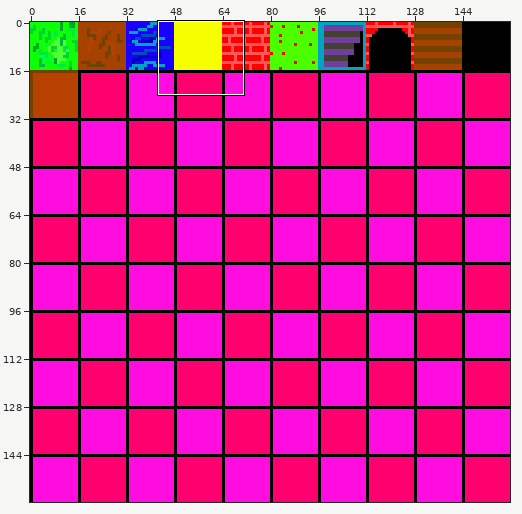
Edited in one commit: sprite sheet (assets/tiles/testtile.png). The first picture is a wide view before the edit; the outline marks the close-up.
Close-up. Before the commit:
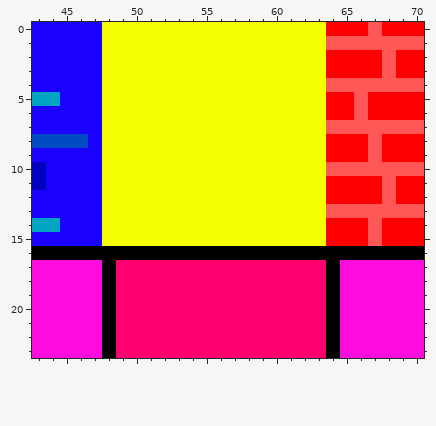
The file is 160x160 pixels. Shown: x 43..70, y 0..23.
Now the later version:
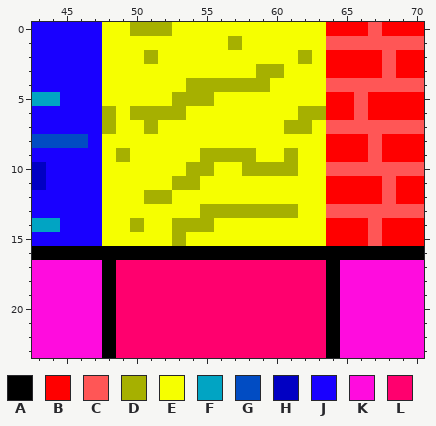
Palette (. is transparent): A #000000  B #ff0000  C #ff5656  D #a6b000  E #f6ff00  F #01a4c3  G #014cc3  H #0100c3  J #1900ff  K #ff0cde  L #ff006e
The exact change:
{"y":0,"x":50,"old":"EEE","new":"DDD"}
{"y":1,"x":57,"old":"E","new":"D"}
{"y":2,"x":51,"old":"E","new":"D"}
{"y":2,"x":62,"old":"E","new":"D"}
{"y":3,"x":59,"old":"EE","new":"DD"}
{"y":4,"x":54,"old":"EEEEEE","new":"DDDDDD"}
{"y":5,"x":53,"old":"EEE","new":"DDD"}
{"y":6,"x":48,"old":"E","new":"D"}
{"y":6,"x":50,"old":"EEEE","new":"DDDD"}
{"y":6,"x":62,"old":"EE","new":"DD"}
{"y":7,"x":48,"old":"E","new":"D"}
{"y":7,"x":51,"old":"E","new":"D"}
{"y":7,"x":61,"old":"EE","new":"DD"}
{"y":9,"x":49,"old":"E","new":"D"}
{"y":9,"x":55,"old":"EEEE","new":"DDDD"}
{"y":9,"x":61,"old":"E","new":"D"}
{"y":10,"x":54,"old":"EE","new":"DD"}
{"y":10,"x":58,"old":"EEEE","new":"DDDD"}
{"y":11,"x":53,"old":"EE","new":"DD"}
{"y":12,"x":51,"old":"EE","new":"DD"}
{"y":13,"x":55,"old":"EEEEEEE","new":"DDDDDDD"}
{"y":14,"x":50,"old":"E","new":"D"}
{"y":14,"x":53,"old":"EEE","new":"DDD"}
{"y":15,"x":53,"old":"E","new":"D"}
